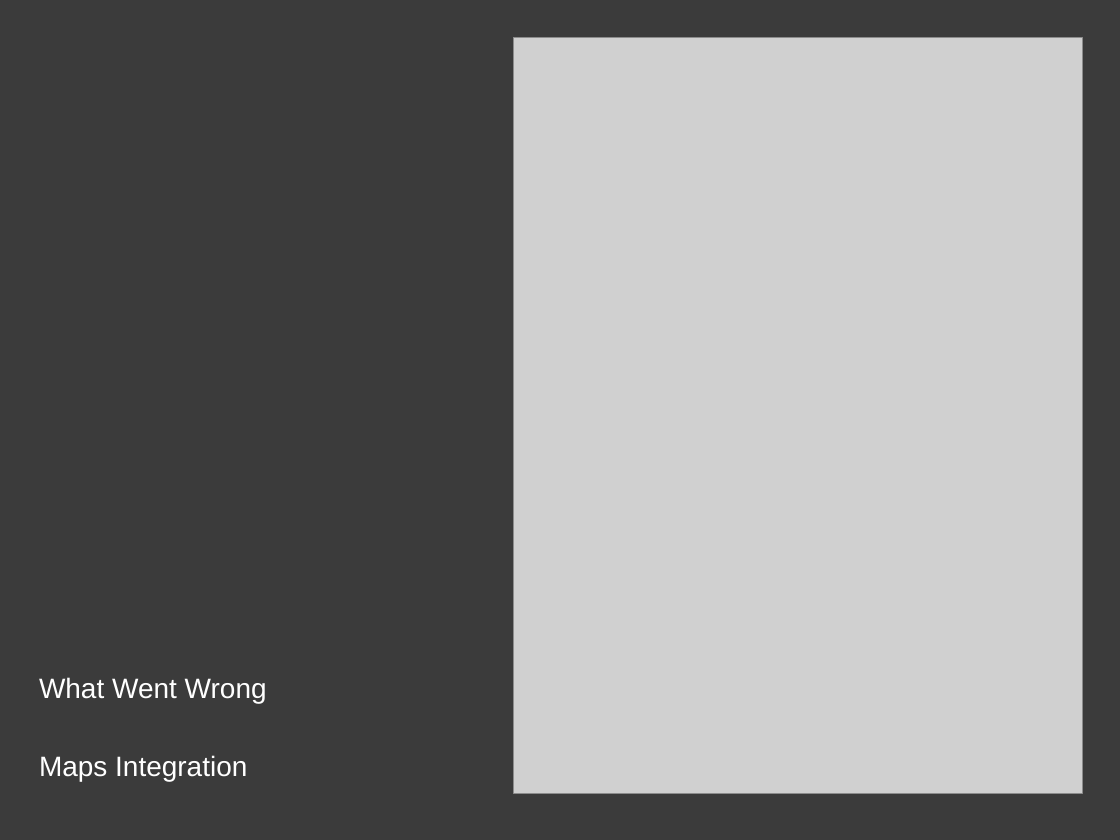
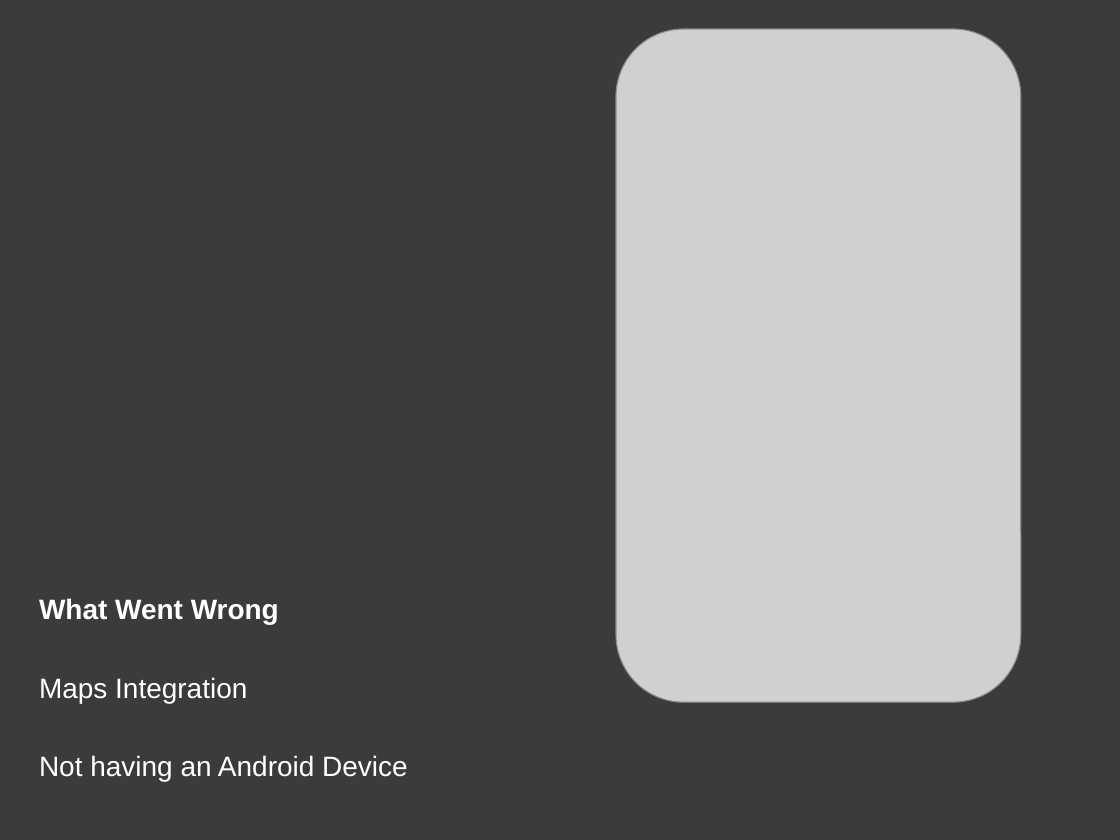
Before and after one commit to rkilarski/ryski-coding, a slide deck: slide 5 of WalkAbout/doc/WalkAbout.pptx. Drawn at 1120x840 pixels with LibreOffice and Linux fonts; fonts in the diff are those of the drawing; grey boxes stand for pictures. Boxes give left, top, right and bottom in pixels: in the first picture for what was removed or moved away, otherwise in the second. Text is boxed around its words. In the diff, an @@ line names an element or a change of style, - is before the commit and + after.

```diff
--- a/WalkAbout/doc/WalkAbout.pptx
+++ b/WalkAbout/doc/WalkAbout.pptx
@@ picture: place and size @@
-picture at <box>513,37,1082,793</box>
+picture at <box>616,29,1020,702</box>
@@ text at <box>39,598,279,624</box>: bold on in "What Went Wrong" @@
@@ text at <box>39,755,408,781</box>: paragraph added @@
+Not having an Android Device
```
Also in this commit, not shown: 4 other slides changed, 2 slides added, 1 slide removed.
